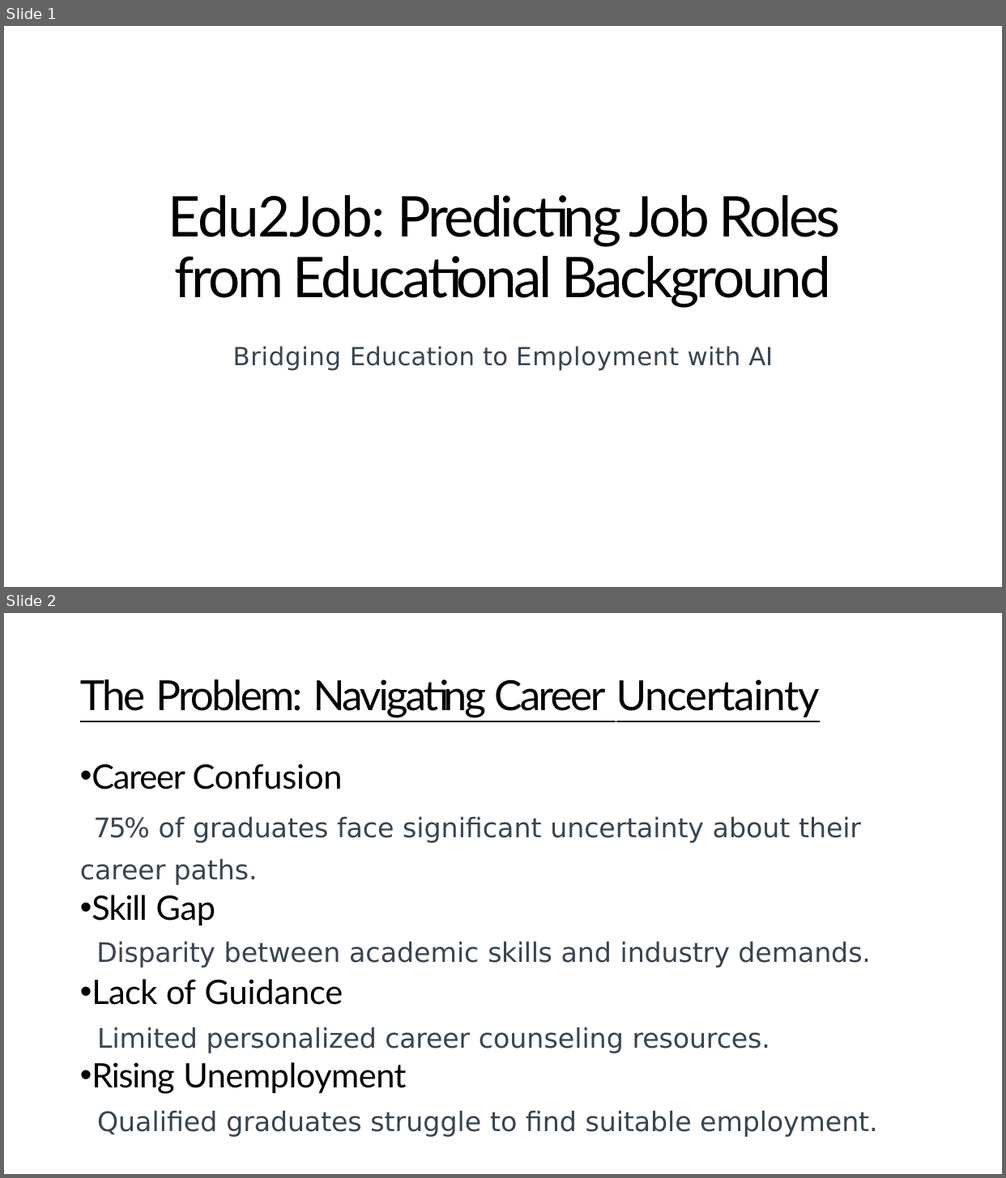
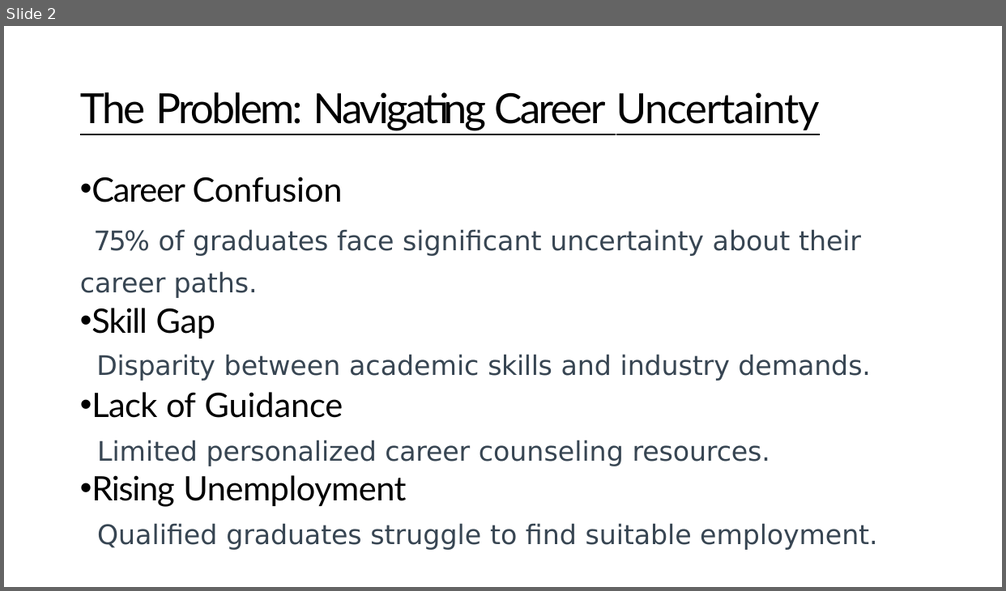
Before and after one commit to EDU2JOB-Team-A/edu2job_teamA, a slide deck: Edu2Job-TeamA.pptx. Shown one above the other, each under a label of ours: slides 1 and 2 before the commit, slide 2 after it. The pictures are 1006x1178 and 1006x591 pixels, drawn with LibreOffice and Linux fonts; fonts in the diff are those of the drawing. Boxes give left, top, right and bottom in pixels: in the first picture for what was removed or moved away, otherwise in the second. Text is boxed around its words. In the diff, an @@ line names an element or a change of style, - is before the commit and + after.

```diff
--- a/Edu2Job-TeamA.pptx
+++ b/Edu2Job-TeamA.pptx
@@ slide 1 removed at (x1=4, y1=26, x2=1002, y2=587), background #FFFFFF @@
@@ title removed at (x1=168, y1=195, x2=840, y2=308) @@
-Edu2Job: Predicting Job Roles from Educational Background
@@ subtitle removed at (x1=233, y1=346, x2=773, y2=370) @@
-Bridging Education to Employment with AI
```
Also in this commit, not shown: 17 slides added.
